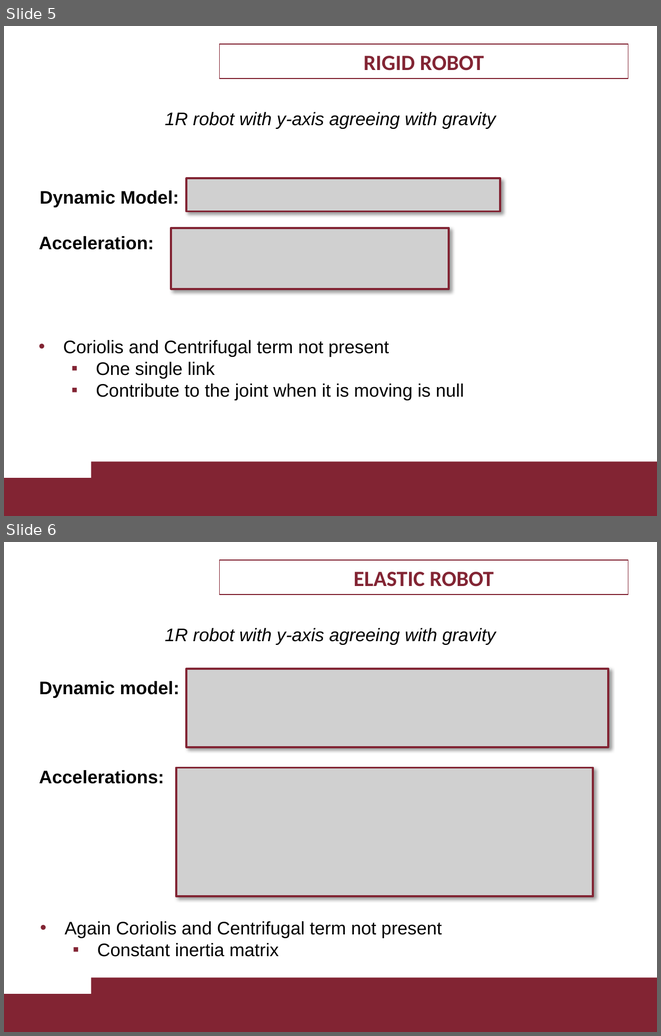
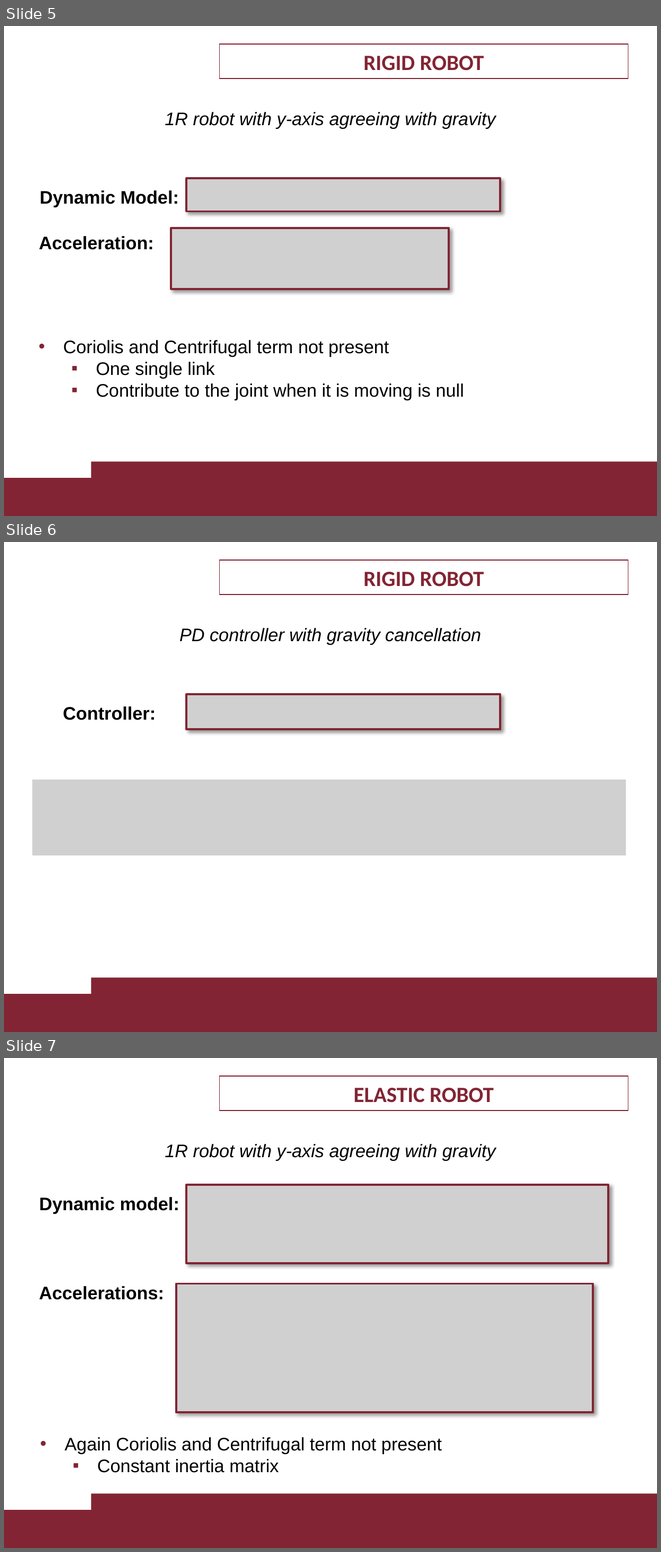
Before and after one commit to LorCir28/lagrangian_neural_network_with_PDcontroller_gravity_cancellation, a slide deck: presentation/1895955_1884561.pptx. Shown one above the other, each under a label of ours: slides 5 and 6 before the commit, slides 5, 6 and 7 after it. The pictures are 661x1036 and 661x1552 pixels, drawn with LibreOffice and Linux fonts; fonts in the diff are those of the drawing; grey boxes stand for pictures; background and template pictures are left out. Boxes give left, top, right and bottom in pixels: in the first picture for what was removed or moved away, otherwise in the second. Text is boxed around its words. In the diff, an @@ line names an element or a change of style, - is before the commit and + after.

```diff
--- a/presentation/1895955_1884561.pptx
+++ b/presentation/1895955_1884561.pptx
@@ slide 6 added at box(4, 542, 657, 1032), background #FFFFFF; not listed: 2 template elements that a slide beside it also shows @@
@@ rectangle added at box(220, 560, 628, 595), outline #822433 0.75 pt, 24 pt, text #822433, bold @@
+RIGID ROBOT
@@ text added at box(179, 628, 481, 645), 20 pt, text #000000, italic @@
+PD controller with gravity cancellation
@@ picture added at box(187, 694, 500, 730) @@
@@ text added at box(63, 706, 156, 720), 20 pt, text #000000, bold @@
+Controller:
@@ picture added at box(32, 779, 626, 855) @@
@@ what was slide 6 is now slide 7 @@
```
Also in this commit, not shown: 6 slides changed, 4 other slides added, 7 slides removed, 1 other file.
